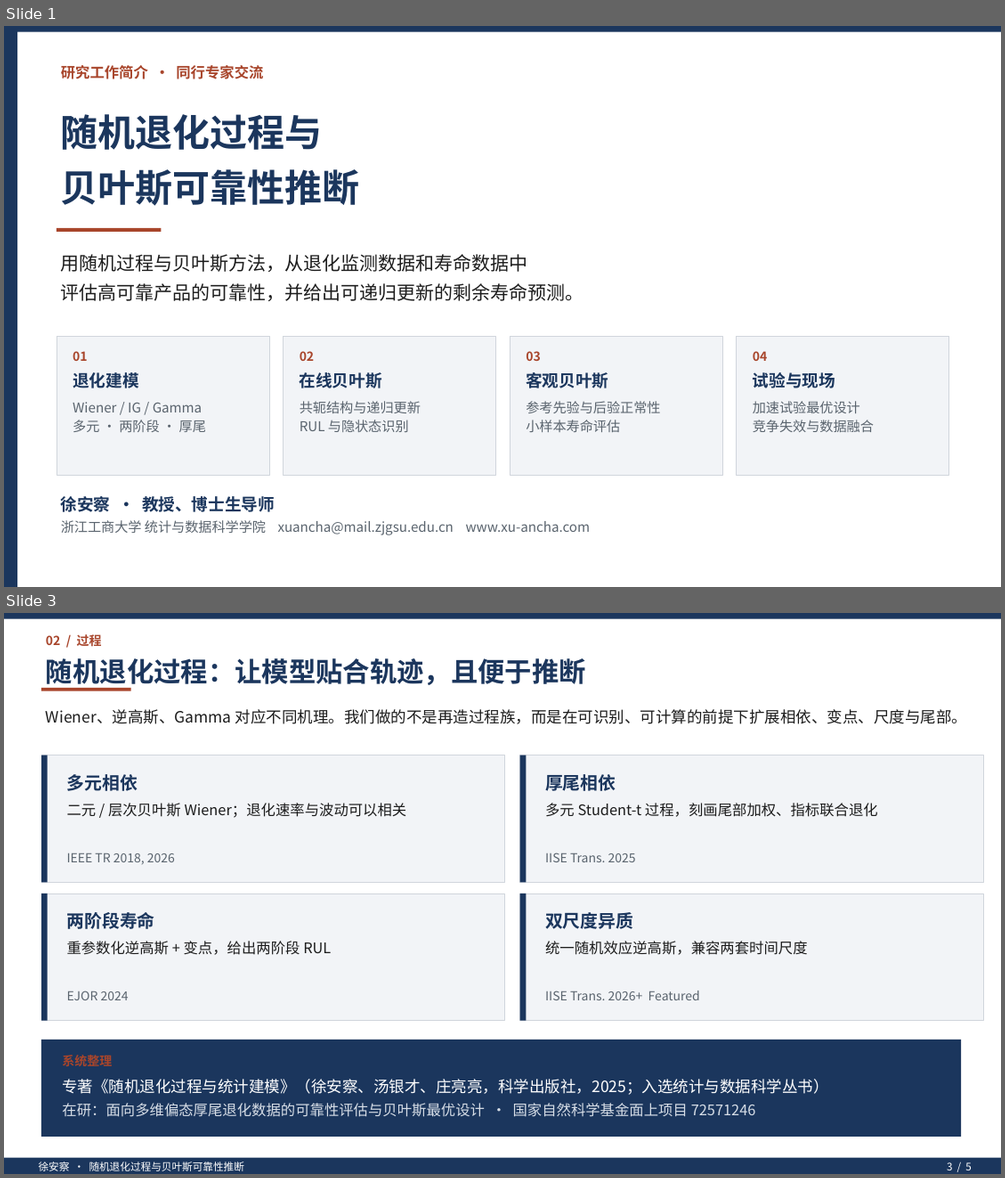
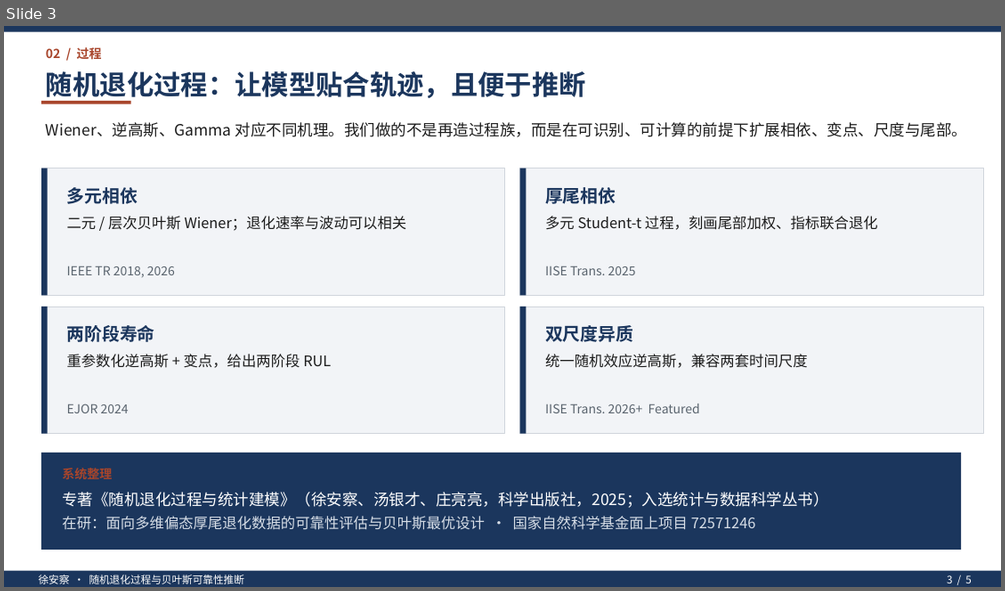
Before and after one commit to XU-ANCHA/XU-ANCHA.github.io, a slide deck: files/slides/research-intro-experts.pptx. Shown one above the other, each under a label of ours: slides 1 and 3 before the commit, slide 3 after it; the slides between them are not shown. The pictures are 1005x1178 and 1005x591 pixels, drawn with LibreOffice and Linux fonts; fonts in the diff are those of the drawing. Boxes give left, top, right and bottom in pixels: in the first picture for what was removed or moved away, otherwise in the second. Text is boxed around its words. In the diff, an @@ line names an element or a change of style, - is before the commit and + after.

```diff
--- a/files/slides/research-intro-experts.pptx
+++ b/files/slides/research-intro-experts.pptx
@@ slide 1 removed at <box>4,26,1001,587</box>, background #FFFFFF @@
@@ rectangle removed at <box>4,26,17,587</box> @@
@@ rectangle removed at <box>4,26,1001,32</box> @@
@@ text removed at <box>61,65,263,79</box> @@
-研究工作简介 · 同行专家交流
@@ text removed at <box>61,114,360,206</box> @@
-随机退化过程与
-贝叶斯可靠性推断
@@ rectangle removed at <box>57,228,161,232</box> @@
@@ text removed at <box>61,254,584,301</box> @@
-用随机过程与贝叶斯方法，从退化监测数据和寿命数据中
-评估高可靠产品的可靠性，并给出可递归更新的剩余寿命预测。
@@ rectangle removed at <box>57,337,269,475</box> @@
@@ rectangle removed at <box>283,337,496,475</box> @@
@@ rectangle removed at <box>510,337,722,475</box> @@
@@ rectangle removed at <box>736,337,949,475</box> @@
@@ text removed at <box>73,351,87,361</box> @@
-01
@@ text removed at <box>73,372,138,388</box> @@
-退化建模
@@ text removed at <box>299,351,314,361</box> @@
-02
@@ text removed at <box>299,372,382,388</box> @@
-在线贝叶斯
@@ text removed at <box>526,351,540,361</box> @@
-03
@@ text removed at <box>526,372,608,388</box> @@
-客观贝叶斯
@@ text removed at <box>752,351,767,361</box> @@
-04
@@ text removed at <box>752,372,835,388</box> @@
-试验与现场
@@ text removed at <box>73,402,206,432</box> @@
-Wiener / IG / Gamma
-多元 · 两阶段 · 厚尾
@@ text removed at <box>299,401,421,432</box> @@
-共轭结构与递归更新
-RUL 与隐状态识别
@@ text removed at <box>526,401,660,432</box> @@
-参考先验与后验正常性
-小样本寿命评估
@@ text removed at <box>752,401,874,432</box> @@
-加速试验最优设计
-竞争失效与数据融合
@@ text removed at <box>61,496,591,535</box> @@
-徐安察 · 教授、博士生导师
-浙江工商大学 统计与数据科学学院 xuancha@mail.zjgsu.edu.cn www.xu-ancha.com
```
Also in this commit, not shown: 2 slides changed, 1 slide added, 1 other file.
